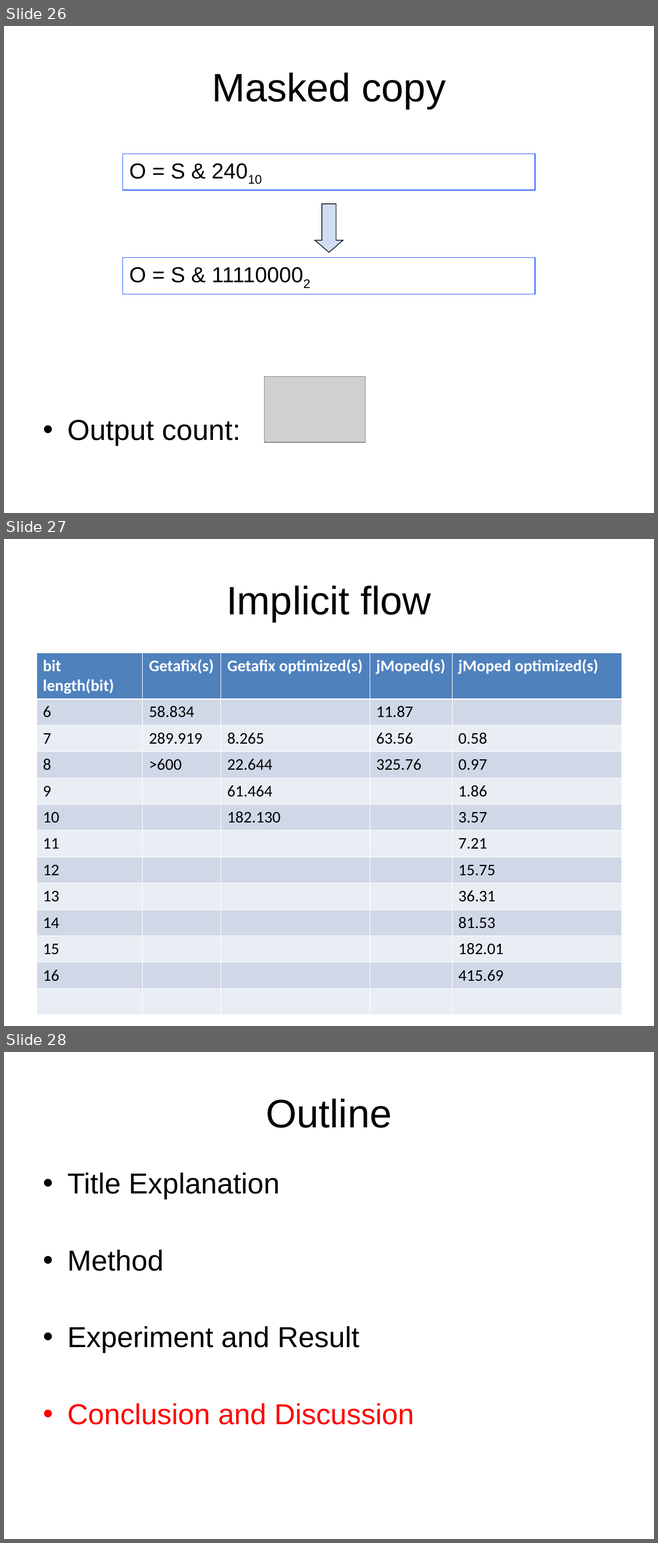
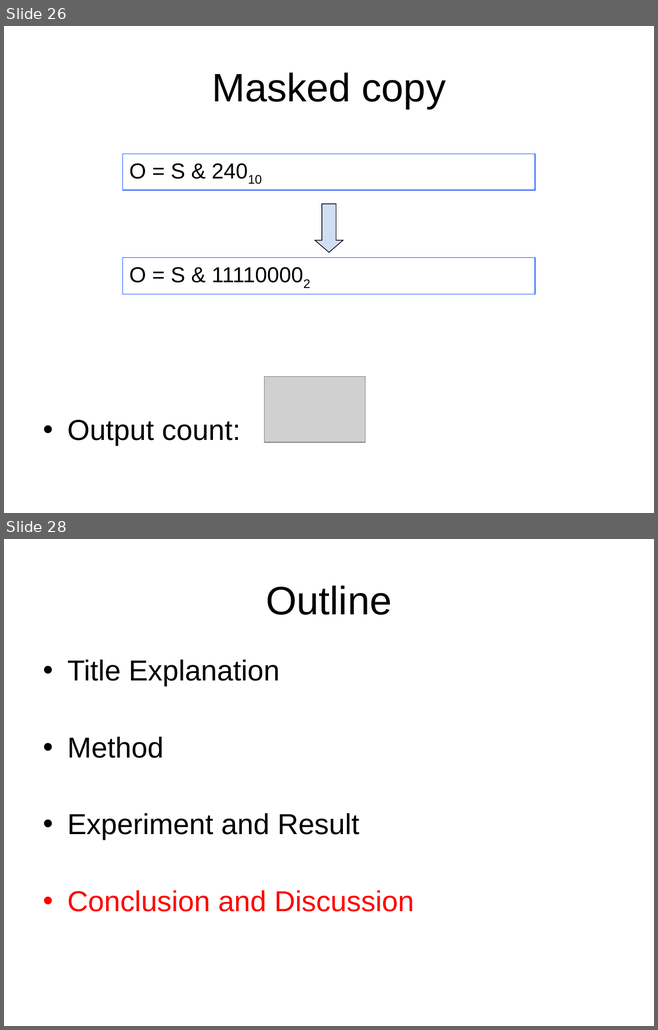
Before and after one commit to chenjiia/Thesis, a slide deck: thesis_presentation/presentation.ppt. Shown one above the other, each under a label of ours: slides 26, 27 and 28 before the commit, slides 26 and 28 after it; the slides between them are not shown. The pictures are 658x1543 and 658x1030 pixels, drawn with LibreOffice and Linux fonts; fonts in the diff are those of the drawing; grey boxes stand for pictures. Boxes give left, top, right and bottom in pixels: in the first picture for what was removed or moved away, otherwise in the second. Text is boxed around its words. In the diff, an @@ line names an element or a change of style, - is before the commit and + after.

```diff
--- a/thesis_presentation/presentation.ppt
+++ b/thesis_presentation/presentation.ppt
@@ slide 27 removed at [4,539,654,1026], background #FFFFFF @@
@@ title removed at [226,585,431,622] @@
-Implicit flow
@@ table removed at [36,653,621,1000], 13 rows, 5 columns @@
-bit length(bit) | Getafix(s) | Getafix optimized(s) | jMoped(s) | jMoped optimized(s)
-6 | 58.834 |  | 11.87 | 
-7 | 289.919 | 8.265 | 63.56 | 0.58
-8 | >600 | 22.644 | 325.76 | 0.97
-9 |  | 61.464 |  | 1.86
-10 |  | 182.130 |  | 3.57
-11 |  |  |  | 7.21
-12 |  |  |  | 15.75
-13 |  |  |  | 36.31
-14 |  |  |  | 81.53
-15 |  |  |  | 182.01
-16 |  |  |  | 415.69
- |  |  |  | 
```
Also in this commit, not shown: 10 slides changed, 4 slides added.
